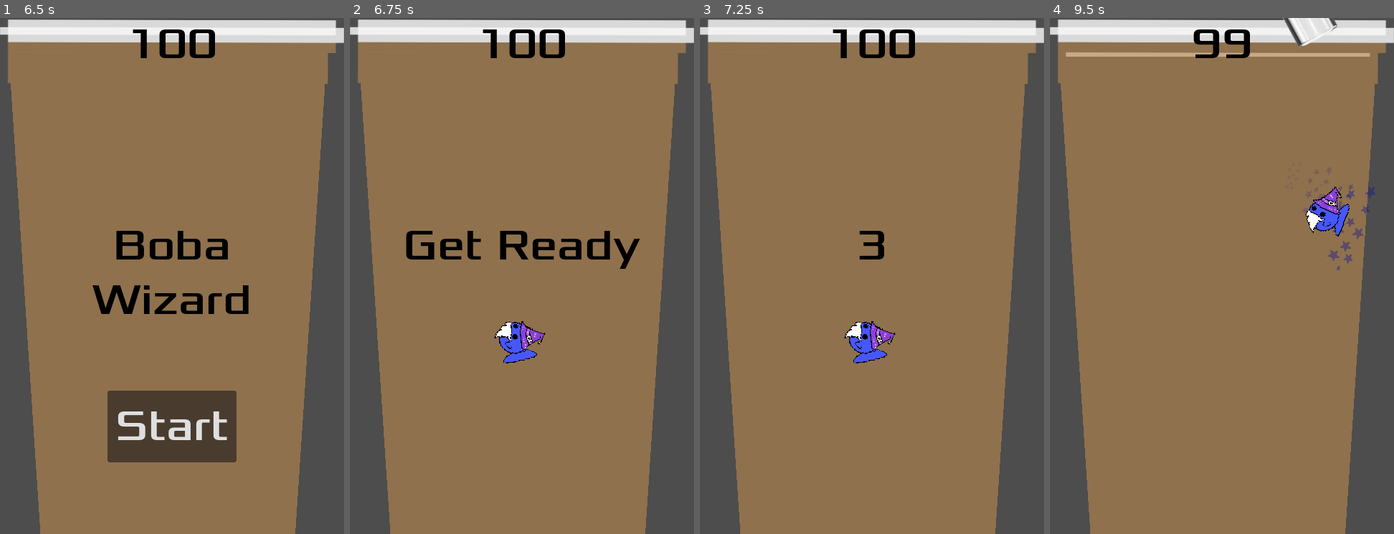
Above: before the commit, frames 1-4 (left to right).
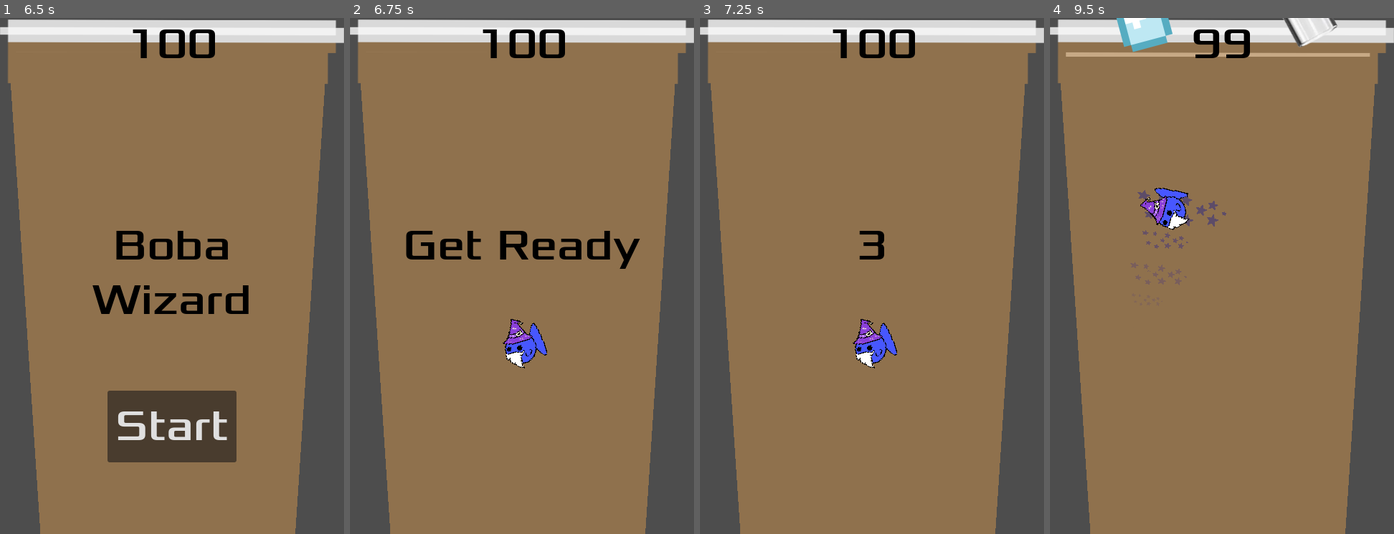
Above: after the commit, the same moments.

Repository: PaulThomasRowe/boba-tea-wizardry
Game: Godot game, scene res://IntroCutscene/IntroScene1.tscn
The game is run twice, just before and just after one commit, with the same random seed, the same clock (stepped at 60 frames per second) and the same inputs. Sound files missing from this copy of the repository are replaced by a short silence.
Inputs (mouse positions are in pixels of both pictures, inside the frame that each line leads up to):
- Up to frame 1 (6.5 s): tap Enter (start_game) at 0.5, 1.35, 2, 3.05, 3.5, 4.35, 6.05 s; move the mouse to (247, 250) at 0.52 s; hold D (move_right) 0.53-1.28 s; hold Enter (start_game) 0.53-1.28 s; click (247, 250) at 0.67 s; move the mouse to (103, 301) at 1.27 s; hold S (move_down) 1.28-2.03 s; move the mouse to (206, 162) at 2.02 s; hold D (move_right) 2.03-2.78 s; hold Enter (start_game) 2.03-2.78 s; tap F (test_immunity) at 2.1, 5.1 s; move the mouse to (154, 379) at 2.77 s; hold W (move_up) 2.78-3.53 s; tap G (test_speed) at 2.85, 5.85 s; click (154, 379) at 2.92 s; move the mouse to (275, 353) at 3.52 s; hold Enter (start_game) 3.53-4.28 s; hold A (move_left) 3.53-5.03 s; move the mouse to (68, 198) at 4.27 s; move the mouse to (189, 276) at 5.02 s; hold S (move_down) 5.03-5.78 s; hold Enter (start_game) 5.03-5.78 s; click (189, 276) at 5.17 s; move the mouse to (120, 147) at 5.77 s; hold D (move_right) from 5.78 s (still down)
- Up to frame 2 (6.75 s): release D (move_right) at 6.5 s; click "Start" at 6.5 s
- Up to frame 3 (7.25 s): no input
- Up to frame 4 (9.5 s): move the mouse to (1297, 250) at 7.27 s; hold W (move_up) 7.28-8.03 s; hold Enter (start_game) 7.28-8.03 s; move the mouse to (1153, 301) at 8.02 s; hold D (move_right) 8.03-8.78 s; tap Enter (start_game) at 8.1 s; click (1153, 301) at 8.17 s; move the mouse to (1256, 162) at 8.77 s; hold S (move_down) from 8.78 s (still down); hold Enter (start_game) from 8.78 s (still down); tap F (test_immunity) at 8.85 s

Frame 1 is identical in both runs. In frame 2, 0.8% of the frame differs, in the area x 41-58%, y 58-68%; in frame 3, 0.8%; in frame 4, 2.8%, in the area x 19-95%, y 0-50%.

Commit message:
feat: add ice bomb

Diff:
--- /dev/null
+++ b/ice_bomb.gd
@@ -0,0 +1,59 @@
+#Falling boba at random positions from the top of the cup
+
+extends RigidBody2D
+
+@export var min_fall_speed: float = 0.001
+@export var max_fall_speed: float = 0.1
+var left_boundary: float
+var right_boundary: float
+var explosion_timer: Timer
+
+signal exploded(position)
+
+func _ready():
+	# Set random fall speed
+	var fall_speed = randf_range(min_fall_speed, max_fall_speed)
+	linear_velocity = Vector2(0, fall_speed)
+
+	explosion_timer = Timer.new()
+	explosion_timer.connect("timeout", Callable(self, "_on_explosion_timer_timeout"))
+	add_child(explosion_timer)
+	explosion_timer.start(2.0)
+
+func _process(delta):
+	# Check if the boba has reached the left or right boundary
+	if position.x <= left_boundary:
+		position.x = left_boundary
+		linear_velocity.x = 0
+	elif position.x >= right_boundary:
+		position.x = right_boundary
+		linear_velocity.x = 0
+
+	# Remove the object when it's below the bottom of the screen
+	if position.y > get_viewport_rect().size.y + 50:
+		queue_free()
+
+func _integrate_forces(state):
+	# Add a small random horizontal velocity for more interesting movement
+	if state.linear_velocity.x == 0:
+		state.linear_velocity.x = randf_range(-20, 20)
+
+func set_boundaries(left: float, right: float):
+	left_boundary = left
+	right_boundary = right
+
+func _on_explosion_timer_timeout():
+	var flash_duration = 0.1
+	var flash_count = 5
+
+	for i in range(flash_count):
+		modulate = Color(1, 0, 0)  # Change to red color
+		await get_tree().create_timer(flash_duration).timeout
+		modulate = Color(1, 1, 1)  # Change back to white (normal color)
+		await get_tree().create_timer(flash_duration).timeout
+
+	explode()
+
+func explode():
+	emit_signal("exploded", global_position)
+	queue_free()
--- /dev/null
+++ b/ice_bomb.tscn
@@ -0,0 +1,18 @@
+[gd_scene load_steps=4 format=3 uid="uid://c6602l0dv2b3a"]
+
+[ext_resource type="Texture2D" uid="uid://bllmfrjac1ef" path="res://art/ice_bomb.png" id="1_3fvjk"]
+[ext_resource type="Script" path="res://ice_bomb.gd" id="1_u387d"]
+
+[sub_resource type="RectangleShape2D" id="RectangleShape2D_ey78y"]
+size = Vector2(50, 50)
+
+[node name="IceBomb" type="RigidBody2D"]
+script = ExtResource("1_u387d")
+
+[node name="Sprite2D" type="Sprite2D" parent="."]
+texture = ExtResource("1_3fvjk")
+
+[node name="CollisionShape2D" type="CollisionShape2D" parent="."]
+shape = SubResource("RectangleShape2D_ey78y")
+
+[node name="SpawnTimer" type="Timer" parent="."]
--- a/main.gd
+++ b/main.gd
@@ -4,12 +4,16 @@
 @export var straw_scene: PackedScene
 @export var min_spawn_interval: float = 1.0  # Reduced from 3
 @export var max_spawn_interval: float = 4.0  # Reduced from 7.0
+@export var min_ice_spawn_interval: float = 3.0
+@export var max_ice_spawn_interval: float = 7.0
 @export var spawn_margin: float = 50.0
 var falling_boba_scene = preload("res://falling_boba.tscn")
+var falling_ice_bomb = preload("res://ice_bomb.tscn")
 var score
 var milk_tea_level = 1.0  # 1.0 is full, 0.0 is empty
 var milk_tea_left_boundary: float
 var milk_tea_right_boundary: float
+var game_started = false
 
 
 
@@ -21,6 +25,7 @@
 	update_milk_tea_boundaries()
 
 func game_over():
+	game_started = false
 	$ScoreTimer.stop()
 	$MobTimer.stop()
 	$HUD.show_game_over()
@@ -30,12 +35,13 @@
 	# Hide player and clear all bobas
 	$Player.hide()
 	get_tree().call_group("falling_boba", "queue_free")
+	get_tree().call_group("falling_ice_bomb", "queue_free")
 
 	# Show the Start Button after the delay
 	$HUD/StartButton.show()
 
 func new_game():
-	get_tree().call_group(&"mobs", &"queue_free")
+	game_started = false
 	score = 100
 	$HUD.update_score(score)
 	milk_tea_level = 1.0
@@ -60,6 +66,9 @@
 
 # Spawn timer for the boba
 func spawn_boba():
+	if not game_started:
+		return
+
 	var spawn_count = randi_range(1, 2)  # Spawn 1 to 2 boba at a time
 	for i in range(spawn_count):
 		var new_boba = falling_boba_scene.instantiate()
@@ -77,6 +86,32 @@
 	# Set timer for next spawn
 	var next_spawn_time = randf_range(min_spawn_interval, max_spawn_interval)
 	get_tree().create_timer(next_spawn_time).timeout.connect(spawn_boba)
+
+func spawn_ice_bomb():
+	if not game_started:
+		return
+
+	var new_ice_bomb = falling_ice_bomb.instantiate()
+	new_ice_bomb.add_to_group("falling_ice_bomb")
+
+	# Connect the exploded signal
+	new_ice_bomb.connect("exploded", Callable(self, "_on_ice_bomb_exploded"))
+
+	# Set random x position within the milk tea boundaries
+	new_ice_bomb.position.x = randf_range(milk_tea_left_boundary, milk_tea_right_boundary)
+	new_ice_bomb.position.y = -50  # Start above the screen, staggered vertically
+
+	# Set the boundaries
+	new_ice_bomb.set_boundaries(milk_tea_left_boundary, milk_tea_right_boundary)
+
+	add_child(new_ice_bomb)
+
+	# Set timer for next spawn
+	var next_spawn_time = randf_range(min_ice_spawn_interval, max_ice_spawn_interval)
+	get_tree().create_timer(next_spawn_time).timeout.connect(spawn_ice_bomb)
+
+func _on_ice_bomb_exploded(bomb_position):
+	$Player.push_from_explosion(bomb_position)
 
 func update_milk_tea_boundaries():
 	var viewport_size = get_viewport().size
@@ -112,9 +147,13 @@
 	await get_tree().create_timer(0.5).timeout
 	$HUD.hide_message()
 
-	# Start the game timers
+	start_game()
+
+func start_game():
+	game_started = true
 	$StartTimer.start()
 	spawn_boba()
+	spawn_ice_bomb()
 
 func fade_music_in() -> void:
 	const fade_time = 2.0
--- a/main.tscn
+++ b/main.tscn
@@ -1,12 +1,13 @@
-[gd_scene load_steps=10 format=3 uid="uid://c6lnn2fvrbaw2"]
+[gd_scene load_steps=11 format=3 uid="uid://c6lnn2fvrbaw2"]
 
 [ext_resource type="Script" path="res://main.gd" id="1_0r6n5"]
-[ext_resource type="PackedScene" uid="uid://soyxpu1fwey6" path="res://mob.tscn" id="2_50pww"]
+[ext_resource type="PackedScene" uid="uid://c7khi36lobpce" path="res://mob.tscn" id="2_50pww"]
 [ext_resource type="PackedScene" uid="uid://b4wpmqp05t6cu" path="res://player.tscn" id="3_veqnc"]
 [ext_resource type="PackedScene" uid="uid://bh8gl2v6ul1lv" path="res://hud.tscn" id="4_0qnje"]
 [ext_resource type="AudioStream" uid="uid://ds8qglpsg8cje" path="res://sfx/BGM.wav" id="5_c7a4f"]
 [ext_resource type="AudioStream" uid="uid://dw26fpygeag8o" path="res://art/gameover.wav" id="6_hp1r0"]
 [ext_resource type="PackedScene" uid="uid://d2gnq5vk7r6iv" path="res://falling_boba.tscn" id="7_groxk"]
+[ext_resource type="PackedScene" uid="uid://c6602l0dv2b3a" path="res://ice_bomb.tscn" id="8_dwa6l"]
 
 [sub_resource type="Curve2D" id="1"]
 _data = {
@@ -59,6 +60,9 @@
 z_index = -1
 position = Vector2(-255, 564)
 
+[node name="IceBomb" parent="." instance=ExtResource("8_dwa6l")]
+visible = false
+
 [connection signal="start_game" from="HUD" to="." method="new_game"]
 [connection signal="timeout" from="MobTimer" to="." method="_on_MobTimer_timeout"]
 [connection signal="timeout" from="ScoreTimer" to="." method="_on_ScoreTimer_timeout"]
--- a/player.gd
+++ b/player.gd
@@ -141,3 +141,43 @@
 	# Reset player movement back to normal
 	player_slow = false
 	print("Player speed restored because of exiting collision!")
+
+func push_from_explosion(explosion_position):
+	var direction = global_position - explosion_position
+	var distance = direction.length()
+	var throw_distance = 100  # Distance threshold for throwing the player
+	var throw_strength = 500  # Strength of the throw
+	var push_strength = 3000  # Normal push strength
+
+	if distance < throw_distance:
+		# Player is close enough to be thrown
+		var throw_vector = direction.normalized() * throw_strength
+		var throw_duration = 0.5  # Duration of the throw in seconds
+
+		# Calculate the target position
+		var target_position = position + throw_vector
+
+		# Clamp the target position within boundaries
+		target_position.x = clamp(target_position.x, left_boundary, right_boundary)
+		# Assuming you have top and bottom boundaries as well
+		target_position.y = clamp(target_position.y, top_boundary, bottom_boundary)
+
+		# Use a Tween to animate the throw
+		var tween = create_tween()
+		tween.set_ease(Tween.EASE_OUT)
+		tween.set_trans(Tween.TRANS_QUAD)
+		tween.tween_property(self, "position", target_position, throw_duration)
+
+		# Optional: Add a slight rotation for effect
+		tween.parallel().tween_property(self, "rotation", randf_range(-PI/4, PI/4), throw_duration)
+
+		# Reset rotation after throw
+		tween.tween_property(self, "rotation", 0, 0.2)
+	else:
+		# Normal push if not close enough
+		var push_vector = direction.normalized() * (push_strength / (distance + 1))
+		position += push_vector
+
+		# Clamp position immediately for normal push
+		position.x = clamp(position.x, left_boundary, right_boundary)
+		position.y = clamp(position.y, top_boundary, bottom_boundary)
Binary file added: art/ice_bomb.png
Not shown, added: art/ice_bomb.png.import
